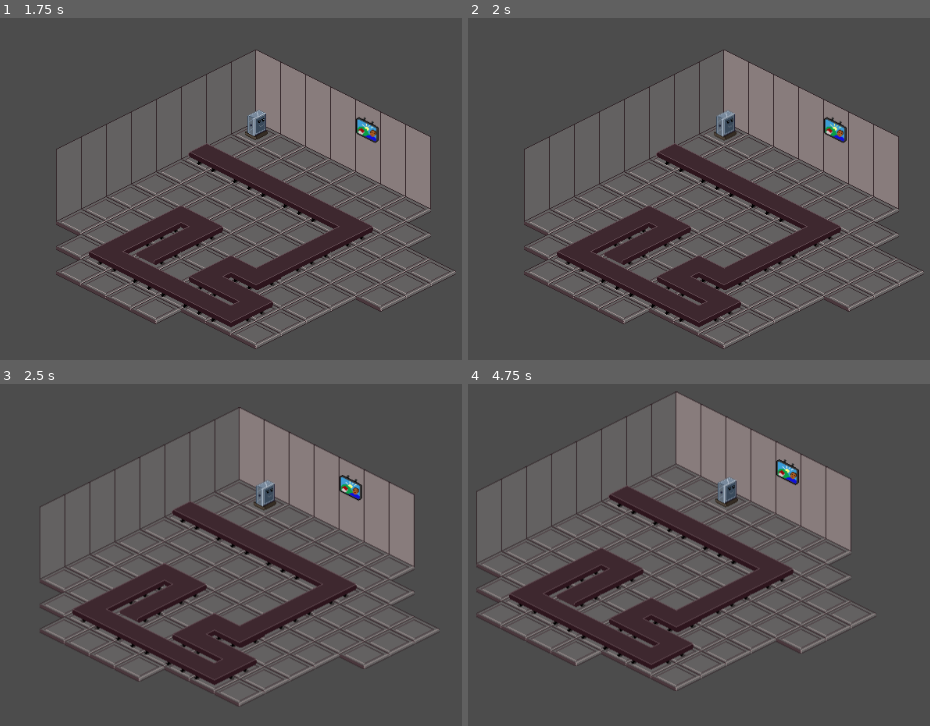
Above: before the commit, frames 1-4 (two rows, left to right).
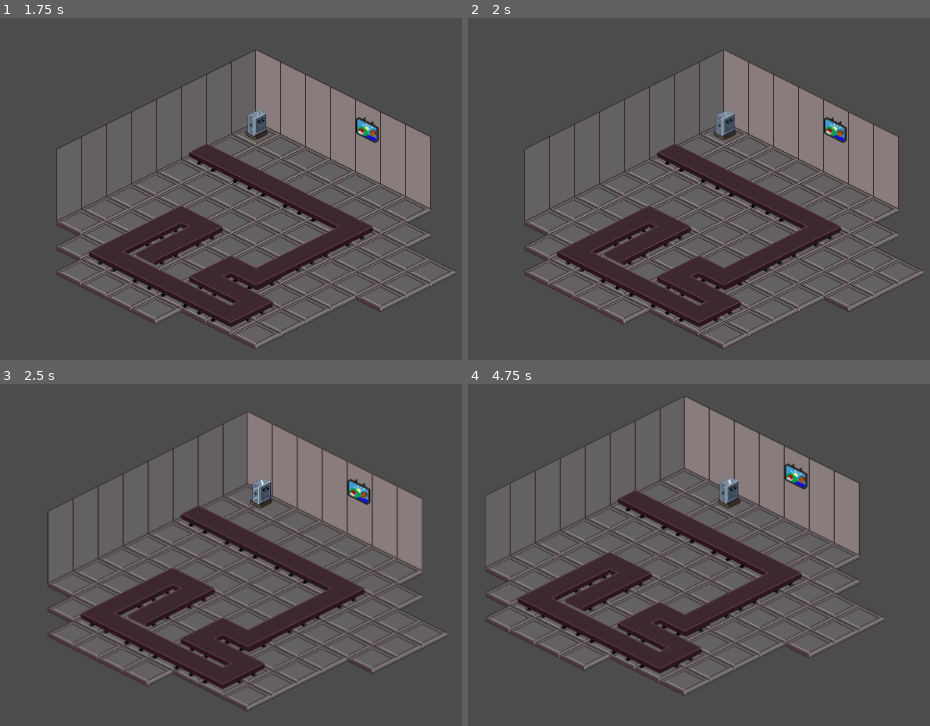
Above: after the commit, the same moments.

Repository: iorena/while-true
Game: Godot game, scene res://Main.tscn
Same seed, same stepped clock (60 frames per second), same inputs: the game is played once before the commit and once after it.
Inputs:
- Up to frame 1 (1.75 s): hold 1 0.53-1.28 s; hold Up (ui_up) from 0.53 s (still down); tap 2 at 0.8, 1.35 s; tap Enter at 1.25 s; tap 3 at 1.55 s
- Up to frame 2 (2 s): keep holding Up (ui_up)
- Up to frame 3 (2.5 s): release Up (ui_up) at 2.03 s; hold Left (ui_left) from 2.03 s (still down); hold 3 from 2.03 s (still down); tap 4 at 2.3 s
- Up to frame 4 (4.75 s): release 3 at 2.78 s; tap 4 at 2.85 s; tap 1 at 3.05 s; hold 1 3.53-4.28 s; tap 2 at 3.8, 4.35 s; release Left (ui_left) at 4.28 s; hold Right (ui_right) from 4.28 s (still down); tap 3 at 4.55 s

Frame 1 is identical in both runs. In frame 2, less than 0.1% of the frame differs, in the area x 53-58%, y 27-36%; in frame 3, 9.0%; in frame 4, 9.4%, in the area x 1-91%, y 2-92%.

Commit message:
Clean up code.

Diff:
--- a/Player.gd
+++ b/Player.gd
@@ -1,7 +1,7 @@
 extends KinematicBody2D
 
 # Player globals
-var speed = 64
+var speed = 32
 var tile_size = 32
 
 # Available actions
@@ -26,26 +26,9 @@
 	target_position = position
 
 func action_light():
-	if action_number == 0:
-		get_parent().get_node("SidePanel/Light1").play("blink")
-		get_parent().get_node("SidePanel/Light2").play("idle")
-		get_parent().get_node("SidePanel/Light3").play("idle")
-		get_parent().get_node("SidePanel/Light4").play("idle")
-	elif action_number == 1:
-		get_parent().get_node("SidePanel/Light1").play("idle")
-		get_parent().get_node("SidePanel/Light2").play("blink")
-		get_parent().get_node("SidePanel/Light3").play("idle")
-		get_parent().get_node("SidePanel/Light4").play("idle")
-	elif action_number == 2:
-		get_parent().get_node("SidePanel/Light1").play("idle")
-		get_parent().get_node("SidePanel/Light2").play("idle")
-		get_parent().get_node("SidePanel/Light3").play("blink")
-		get_parent().get_node("SidePanel/Light4").play("idle")
-	else:
-		get_parent().get_node("SidePanel/Light1").play("idle")
-		get_parent().get_node("SidePanel/Light2").play("idle")
-		get_parent().get_node("SidePanel/Light3").play("idle")
-		get_parent().get_node("SidePanel/Light4").play("blink")
+	get_parent().get_node("SidePanel/Light" + String(action_number + 1)).play("blink")
+	for i in range(action_number) + range(action_number + 1, 4):
+		get_parent().get_node("SidePanel/Light" + String(i + 1)).play("idle")
 
 func _on_ActionTimer_timeout():
 	action_light()
@@ -62,41 +45,28 @@
 	if action_number == action_buffer.size(): action_number = 0
 
 func modify_action_text(text):
-	if modify_action == 0:
-		get_parent().get_node("SidePanel/Action1").text = text
-	elif modify_action == 1:
-		get_parent().get_node("SidePanel/Action2").text = text
-	elif modify_action == 2:
-		get_parent().get_node("SidePanel/Action3").text = text
-	else:
-		get_parent().get_node("SidePanel/Action4").text = text
+	get_parent().get_node("SidePanel/Action" + String(modify_action + 1)).text = text
 
+func set_action_index_and_clear_rest(idx):
+	get_parent().get_node("SidePanel/Selected" + String(idx)).visible_characters = -1
+	for i in range(1, idx) + range(idx + 1, 5): clear_action_index(i)
+
+func clear_action_index(idx):
+	get_parent().get_node("SidePanel/Selected" + String(idx)).visible_characters = 0
 
 func modify_action_index():
 	if Input.is_key_pressed(KEY_1):
 		modify_action = 0
-		get_parent().get_node("SidePanel/Selected1").visible_characters = -1
-		get_parent().get_node("SidePanel/Selected2").visible_characters = 0
-		get_parent().get_node("SidePanel/Selected3").visible_characters = 0
-		get_parent().get_node("SidePanel/Selected4").visible_characters = 0
+		set_action_index_and_clear_rest(1)
 	elif Input.is_key_pressed(KEY_2):
 		modify_action = 1
-		get_parent().get_node("SidePanel/Selected1").visible_characters = 0
-		get_parent().get_node("SidePanel/Selected2").visible_characters = -1
-		get_parent().get_node("SidePanel/Selected3").visible_characters = 0
-		get_parent().get_node("SidePanel/Selected4").visible_characters = 0
+		set_action_index_and_clear_rest(2)
 	elif Input.is_key_pressed(KEY_3):
 		modify_action = 2
-		get_parent().get_node("SidePanel/Selected1").visible_characters = 0
-		get_parent().get_node("SidePanel/Selected2").visible_characters = 0
-		get_parent().get_node("SidePanel/Selected3").visible_characters = -1
-		get_parent().get_node("SidePanel/Selected4").visible_characters = 0
+		set_action_index_and_clear_rest(3)
 	elif Input.is_key_pressed(KEY_4):
 		modify_action = 3
-		get_parent().get_node("SidePanel/Selected1").visible_characters = 0
-		get_parent().get_node("SidePanel/Selected2").visible_characters = 0
-		get_parent().get_node("SidePanel/Selected3").visible_characters = 0
-		get_parent().get_node("SidePanel/Selected4").visible_characters = -1
+		set_action_index_and_clear_rest(4)
 
 func modify_action():
 	if Input.is_action_pressed("ui_up"):
